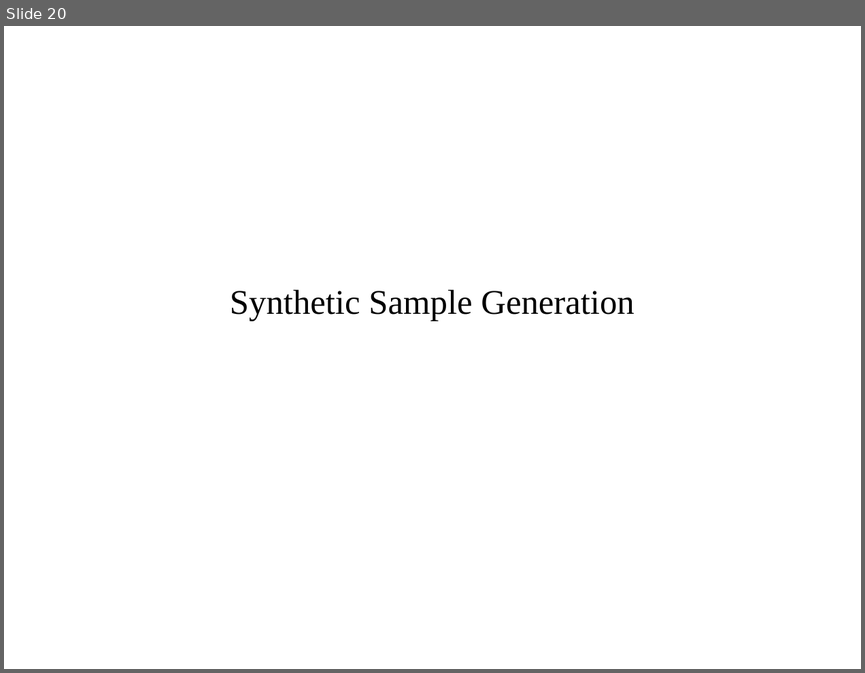
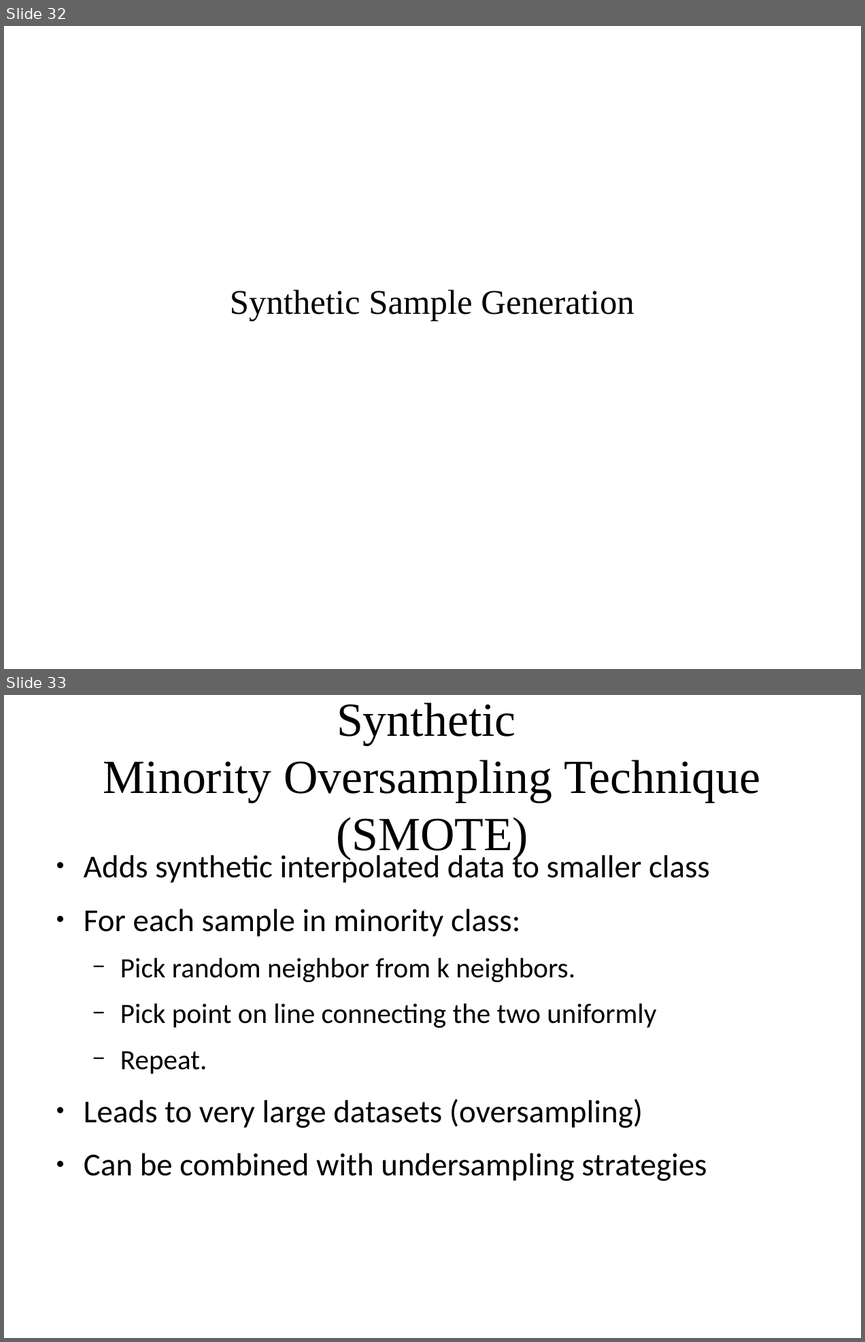
Before and after one commit to amueller/applied_ml_spring_2017, a slide deck: slides/aml-15-032017.odp. Shown one above the other, each under a label of ours: slide 20 before the commit, slides 32 and 33 after it. The pictures are 865x673 and 865x1342 pixels, drawn with LibreOffice and Linux fonts; fonts in the diff are those of the drawing. Boxes give left, top, right and bottom in pixels: in the first picture for what was removed or moved away, otherwise in the second. Text is boxed around its words. In the diff, an @@ line names an element or a change of style, - is before the commit and + after.

```diff
--- a/slides/aml-15-032017.odp
+++ b/slides/aml-15-032017.odp
@@ slide 33 added at <box>4,695,861,1338</box>, background #FFFFFF @@
@@ title added at <box>103,702,761,859</box>, 44 pt, text #000000 @@
+Synthetic
+Minority Oversampling Technique (SMOTE)
@@ text added at <box>84,850,710,1181</box>, 29.6 pt, text #000000 @@
+● Adds synthetic interpolated data to smaller class
+● For each sample in minority class:
+  − Pick random neighbor from k neighbors.
+  − Pick point on line connecting the two uniformly
+  − Repeat.
+● Leads to very large datasets (oversampling)
+● Can be combined with undersampling strategies
@@ what was slide 20 is now slide 32 @@
```
Also in this commit, not shown: 5 slides changed, 24 other slides added, 7 slides removed, 2 other files.
